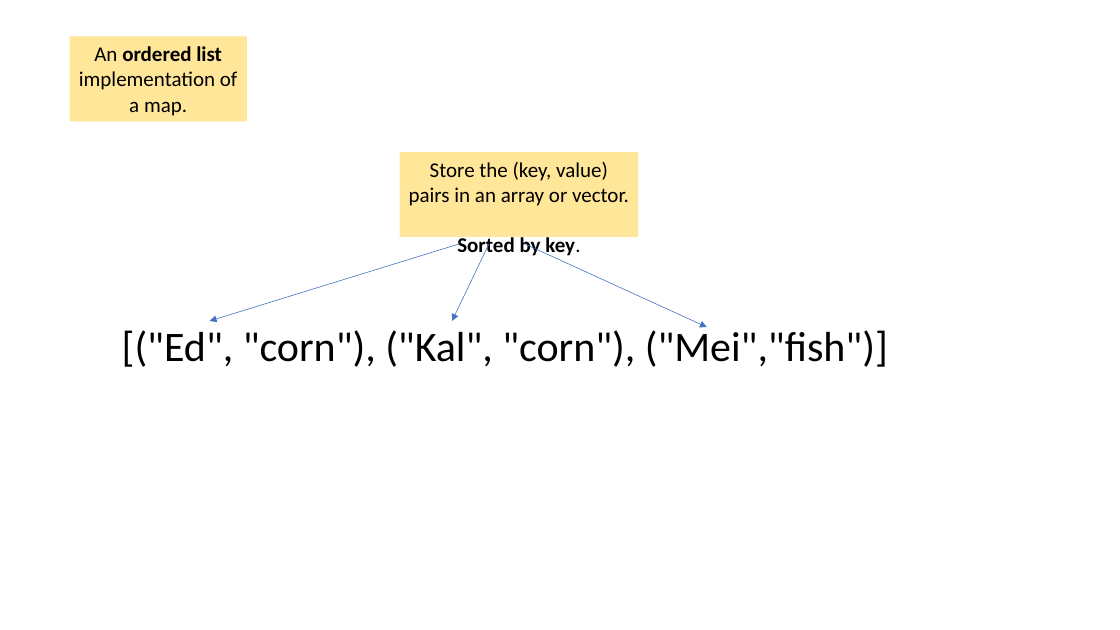
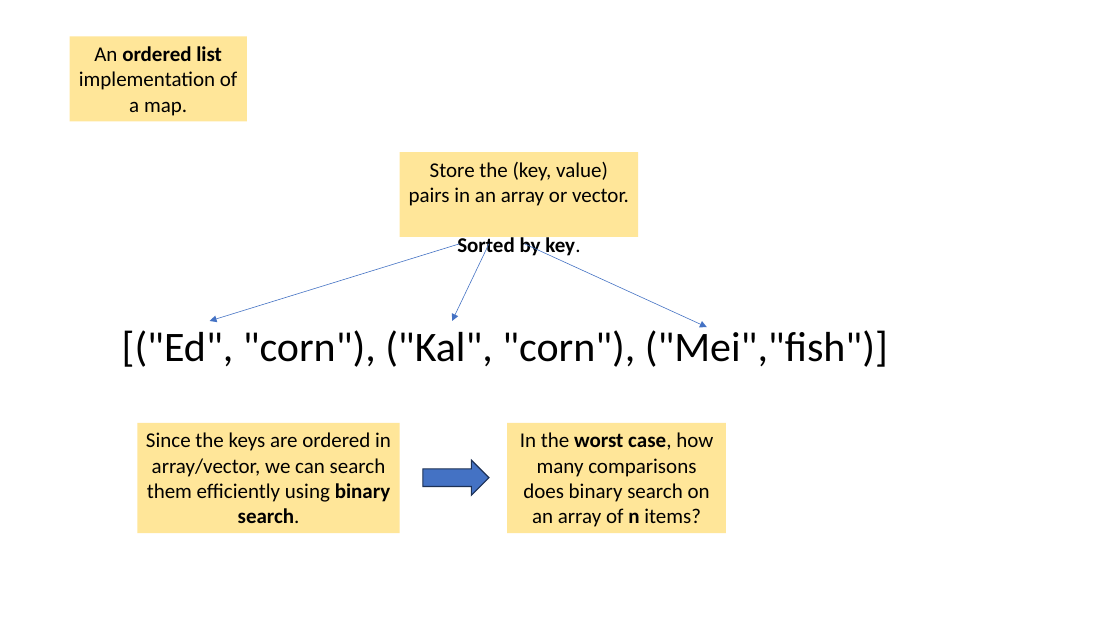
Before and after one commit to tjd1234/cmpt225fall2023, a slide deck: slide 10 of lecture_notes/week8/week8_maps_and_hashing.pptx. Drawn at 1120x630 pixels with LibreOffice and Linux fonts; fonts in the diff are those of the drawing. Boxes give left, top, right and bottom in pixels: in the first picture for what was removed or moved away, otherwise in the second. Text is boxed around its words. In the diff, an @@ line names an element or a change of style, - is before the commit and + after.

```diff
--- a/lecture_notes/week8/week8_maps_and_hashing.pptx
+++ b/lecture_notes/week8/week8_maps_and_hashing.pptx
@@ rectangle added at bbox=[138, 423, 400, 533], fill #FFE699, 18 pt, text #000000 @@
+Since the keys are ordered in array/vector, we can search them efficiently using binary search.
@@ rectangle added at bbox=[507, 423, 727, 533], fill #FFE699, 18 pt, text #000000 @@
+In the worst case, how many comparisons does binary search on an array of n items?
@@ right arrow added at bbox=[423, 460, 489, 496], fill #4472C4, outline #1E3256 1 pt @@
```
Also in this commit, not shown: 8 other slides changed, 19 slides added.
